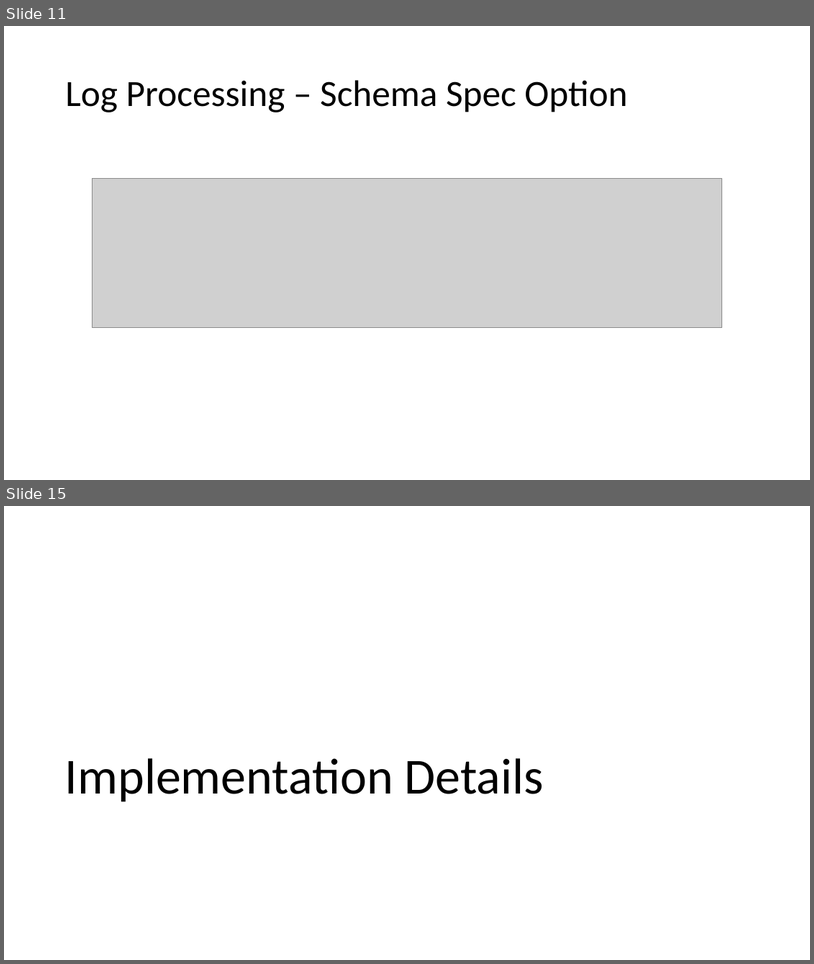
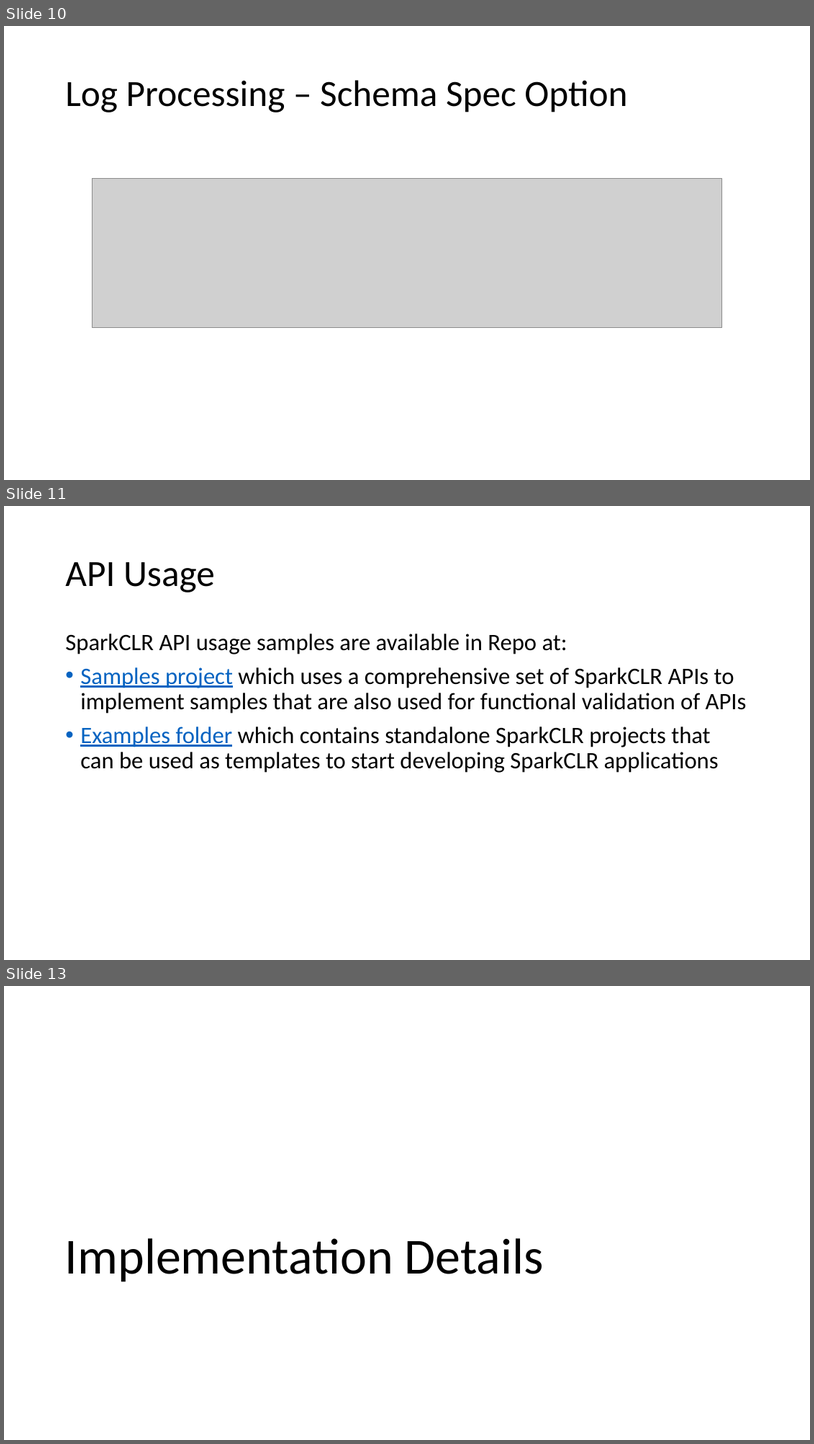
Before and after one commit to microsoft/Mobius, a slide deck: docs/SparkCLR.pptx. Shown one above the other, each under a label of ours: slides 11 and 15 before the commit, slides 10, 11 and 13 after it; the slides between them are not shown. The pictures are 814x964 and 814x1444 pixels, drawn with LibreOffice and Linux fonts; fonts in the diff are those of the drawing; grey boxes stand for pictures. Boxes give left, top, right and bottom in pixels: in the first picture for what was removed or moved away, otherwise in the second. Text is boxed around its words. In the diff, an @@ line names an element or a change of style, - is before the commit and + after.

```diff
--- a/docs/SparkCLR.pptx
+++ b/docs/SparkCLR.pptx
@@ slide 11 added at (4,506,810,960), background #FFFFFF @@
@@ title added at (65,562,215,592), 44 pt, text #000000 @@
+API Usage
@@ text added at (65,633,747,772), 28 pt, text #000000 @@
+SparkCLR API usage samples are available in Repo at:
+• Samples project which uses a comprehensive set of SparkCLR APIs to implement samples that are also used for functional validation of APIs
+• Examples folder which contains standalone SparkCLR projects that can be used as templates to start developing SparkCLR applications
@@ what was slide 11 is now slide 10 @@
@@ what was slide 15 is now slide 13 @@
```
Also in this commit, not shown: 9 slides changed, 6 slides removed, 1 other file.
